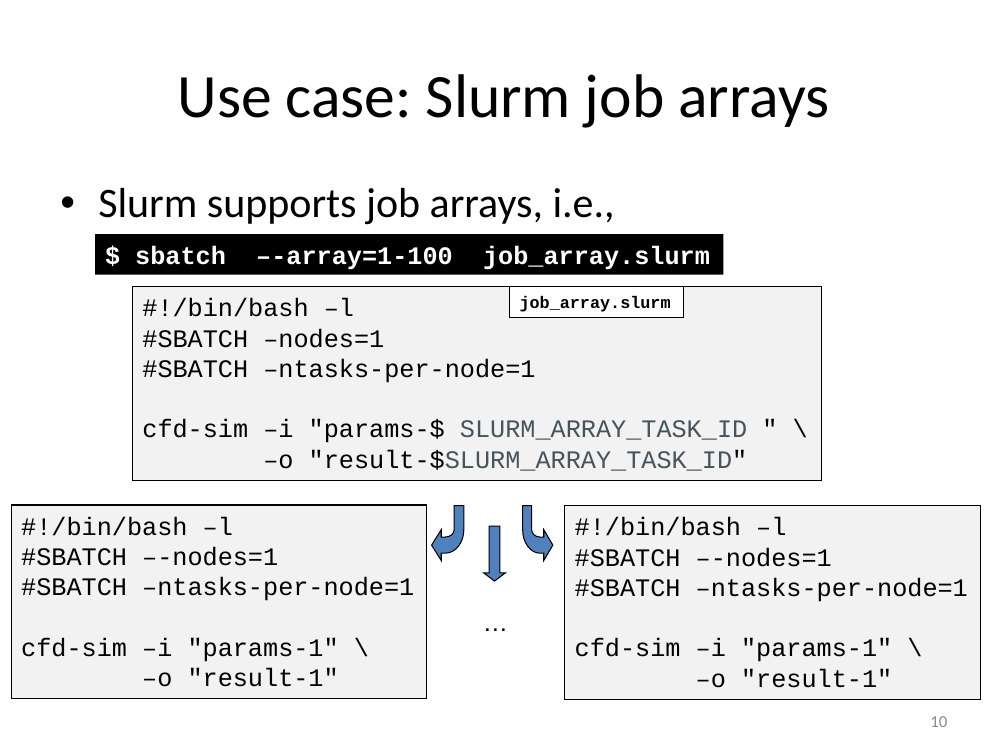
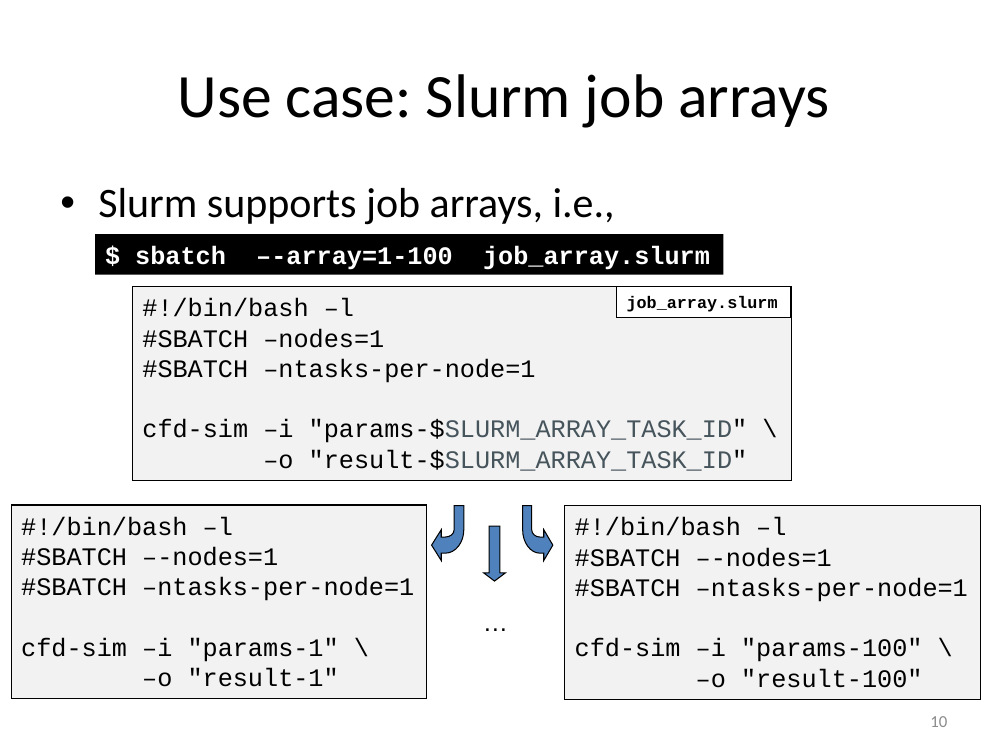
Before and after one commit to gjbex/worker-and-atools, a slide deck: slide 10 of worker_atools.pptx. Drawn at 1008x756 pixels with LibreOffice and Linux fonts; fonts in the diff are those of the drawing. Boxes give left, top, right and bottom in pixels: in the first picture for what was removed or moved away, otherwise in the second. Text is boxed around its words. In the diff, an @@ line names an element or a change of style, - is before the commit and + after.

Commit message:
Fix typos, remove worker prolog/epilog

```diff
--- a/worker_atools.pptx
+++ b/worker_atools.pptx
@@ rectangle "#!/bin/bash –l": place and size @@
-rectangle "#!/bin/bash –l" at (132, 286, 822, 480)
+rectangle "#!/bin/bash –l" at (132, 286, 790, 480)
@@ rectangle "job_array.slurm": place and size @@
-rectangle "job_array.slurm" at (510, 286, 684, 317)
+rectangle "job_array.slurm" at (617, 286, 791, 317)
@@ text in rectangle at (142, 419, 748, 443): spaces changed @@
-cfd-sim –i "params-$ SLURM_ARRAY_TASK_ID " \
+cfd-sim –i "params-$SLURM_ARRAY_TASK_ID" \
@@ text in rectangle at (575, 638, 922, 688): text changed @@
-cfd-sim –i "params-1" \
-–o "result-1"
+cfd-sim –i "params-100" \
+–o "result-100"
```
Also in this commit, not shown: 10 other slides changed, 3 slides removed.
